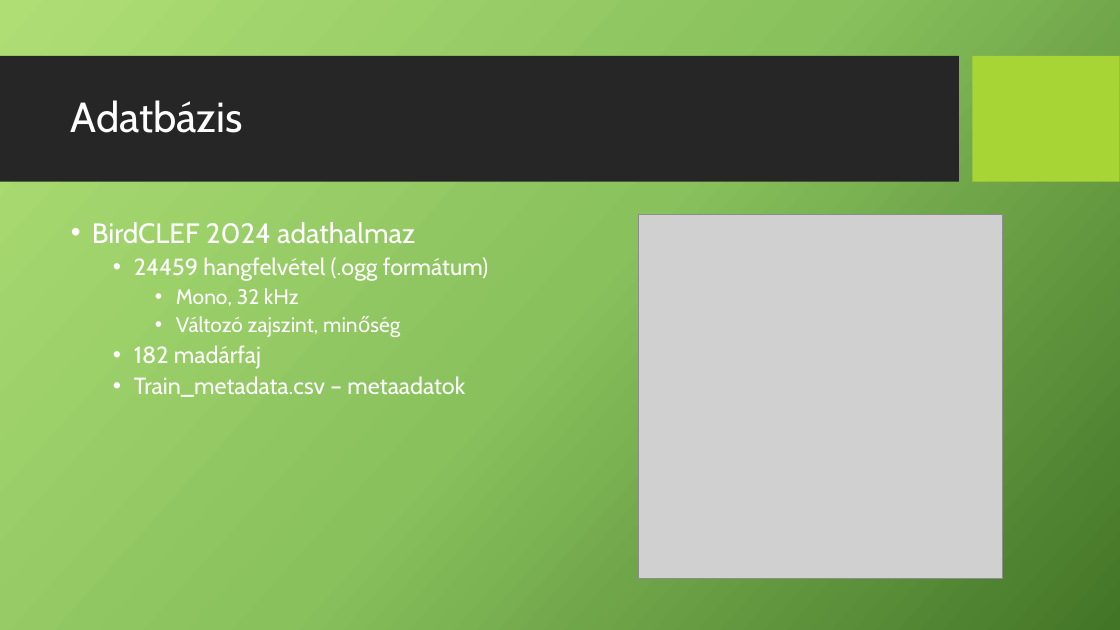
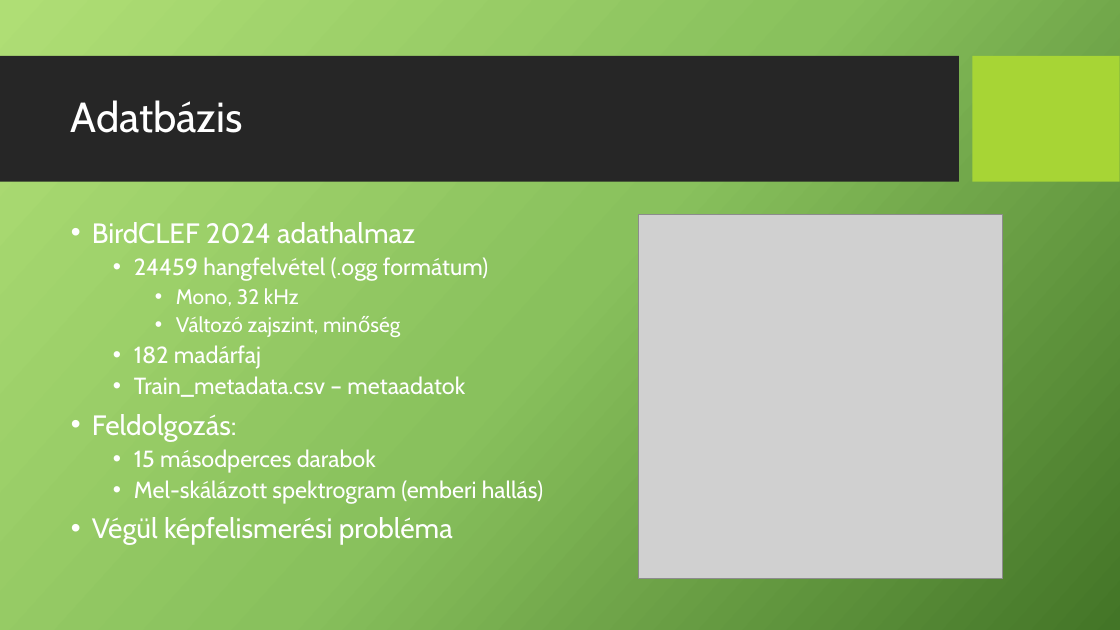
Before and after one commit to nagocs/birdclef-challenge, a slide deck: slide 5 of docs/AMV.pptx. Drawn at 1120x630 pixels with LibreOffice and Linux fonts; fonts in the diff are those of the drawing; grey boxes stand for pictures; background and template pictures are left out. Boxes give left, top, right and bottom in pixels: in the first picture for what was removed or moved away, otherwise in the second. Text is boxed around its words. In the diff, an @@ line names an element or a change of style, - is before the commit and + after.

Commit message:
Prezentáció kieg.

```diff
--- a/docs/AMV.pptx
+++ b/docs/AMV.pptx
@@ text at [92, 414, 543, 545]: paragraphs added @@
+• Feldolgozás:
+  • 15 másodperces darabok
+  • Mel-skálázott spektrogram (emberi hallás)
+• Végül képfelismerési probléma
```
